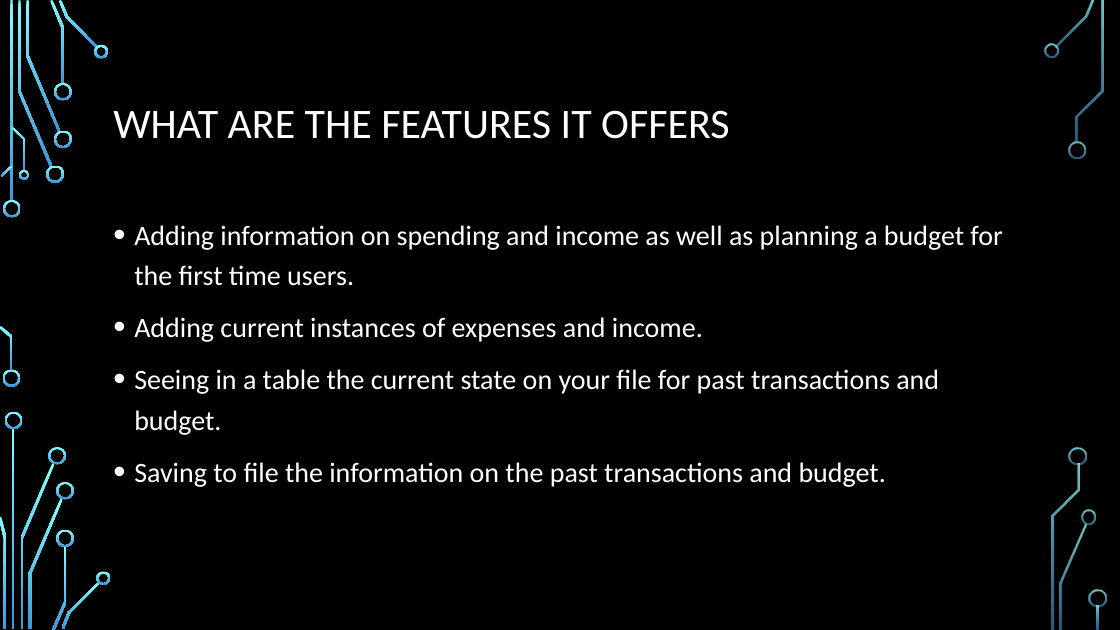
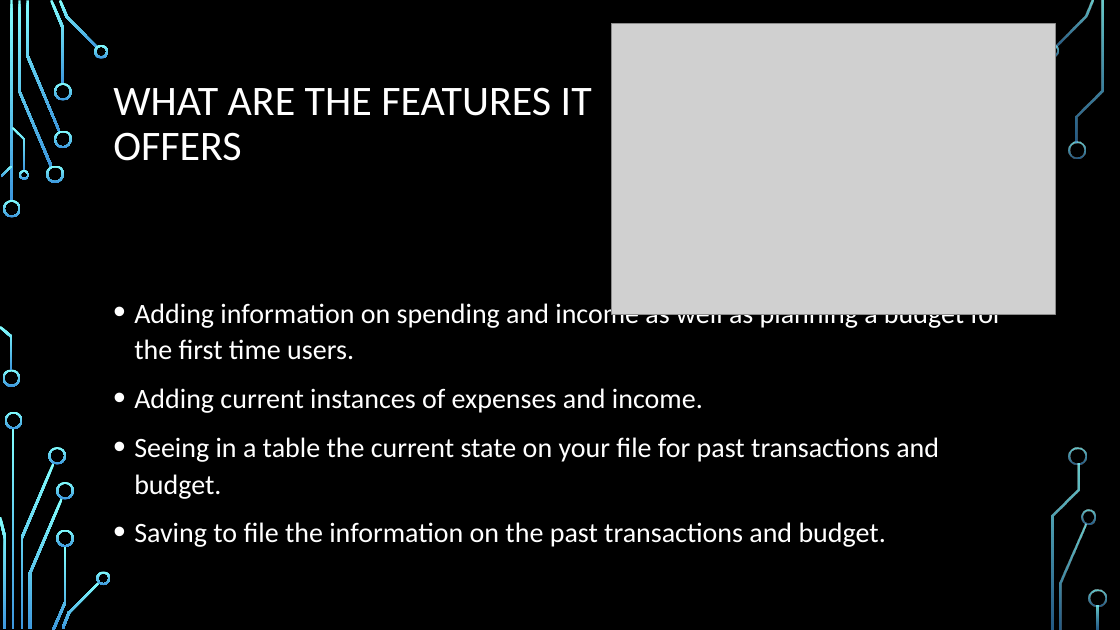
Before and after one commit to loritta/java2-familybei, a slide deck: slide 3 of Presentation_TP_Larisa_evening.pptx. Drawn at 1120x630 pixels with LibreOffice and Linux fonts; fonts in the diff are those of the drawing; grey boxes stand for pictures; background and template pictures are left out. Boxes give left, top, right and bottom in pixels: in the first picture for what was removed or moved away, otherwise in the second. Text is boxed around its words. In the diff, an @@ line names an element or a change of style, - is before the commit and + after.

```diff
--- a/Presentation_TP_Larisa_evening.pptx
+++ b/Presentation_TP_Larisa_evening.pptx
@@ picture added at (612, 24, 1055, 314) @@
@@ title "WHAT ARE THE FEATURES IT ..." rewrapped from (113, 110, 729, 139) to (113, 87, 592, 161) @@
@@ text "Adding information on spending and ...": place and size @@
-text "Adding information on spending and ..." at (134, 225, 1002, 487)
+text "Adding information on spending and ..." at (134, 299, 1002, 547)
@@ text "Adding information on spending and ..." at (134, 299, 1002, 547): line spacing 1.2 to 1.1 @@
```
Also in this commit, not shown: 4 other slides changed, 5 other files.
